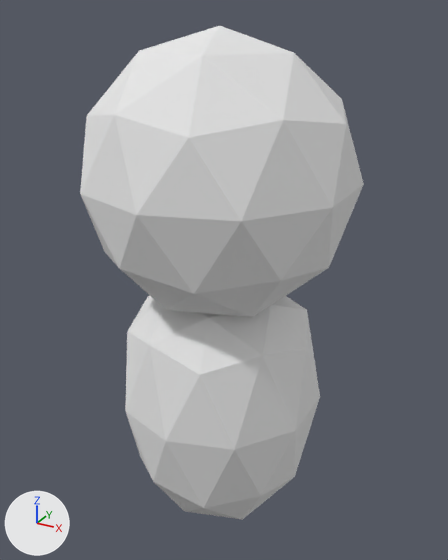
An edit to the OBJ model Project/Resources/Model/Player/Player.obj, drawn before and after from the same camera.
Both versions are drawn from a 50 mm camera at (1.017, -1.821, 1.031) aimed at (-0.005, 0.036, 0.103). The lights are fixed; the arrows at lower left show +X, +Y and +Z. Where no turn or scale is listed for an object, it has been applied to the vertices.

The first picture shows 'ICO球'.
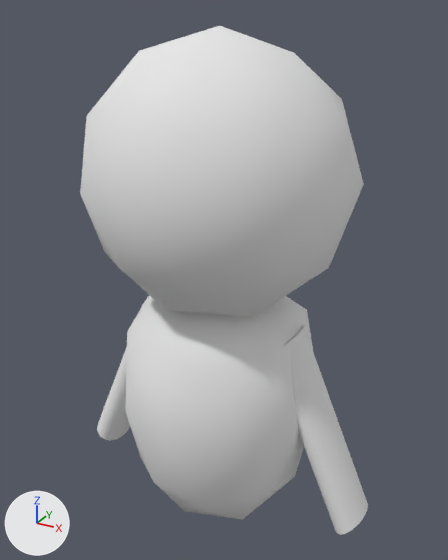
Pixel boxes [x1, y1, x2, y2] of what changed, in the pictures (448 x 560 px):
'ICO球', reshaped: before [80, 26, 364, 520]; after [80, 26, 368, 535]
part 1 of me_ico球, added: after [97, 303, 144, 440]
part 2 of me_ico球, added: after [284, 325, 368, 535]

The change, as a list of edits to the scene's bpy script:
```text
Change me_ico球:
    used by ob_ico球; location = (0.0, 0.0, 0.0)
    remove me_ico球.from_pydata(...)  # 84 vertices, 160 faces; spans x -0.46..0.46, y -0.48..0.48, z -0.94..0.98
    add me_ico球.from_pydata(...)  # 212 vertices, 408 faces; spans x -0.61..0.62, y -0.48..0.48, z -0.94..0.98
    me_ico球 part 1: a new loose piece of 64 vertices spanning x -0.61..-0.23, y -0.1..0.1, z -0.77..-0.03, in mat_マテリアル (white #e7e7e7)
    me_ico球 part 2: a new loose piece of 64 vertices spanning x 0.22..0.62, y -0.1..0.1, z -0.79..-0.01, in mat_マテリアル (white #e7e7e7)
```
